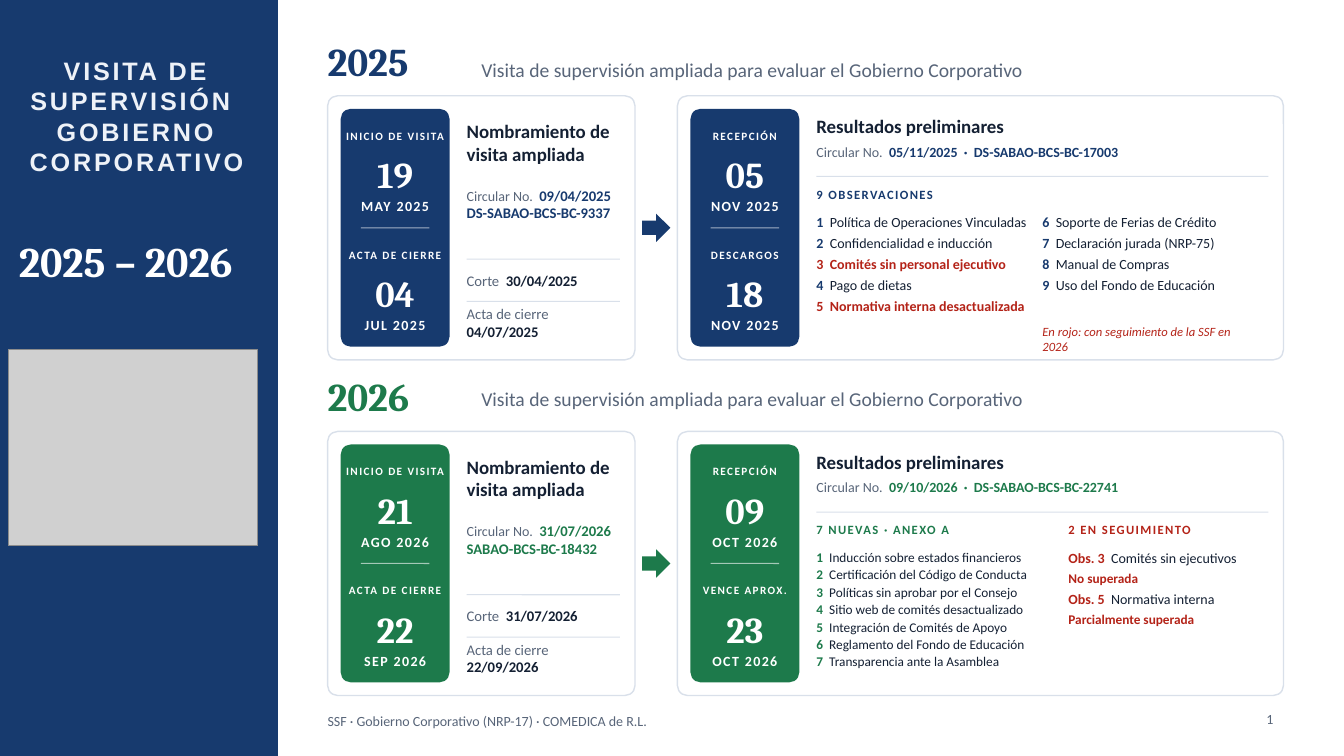
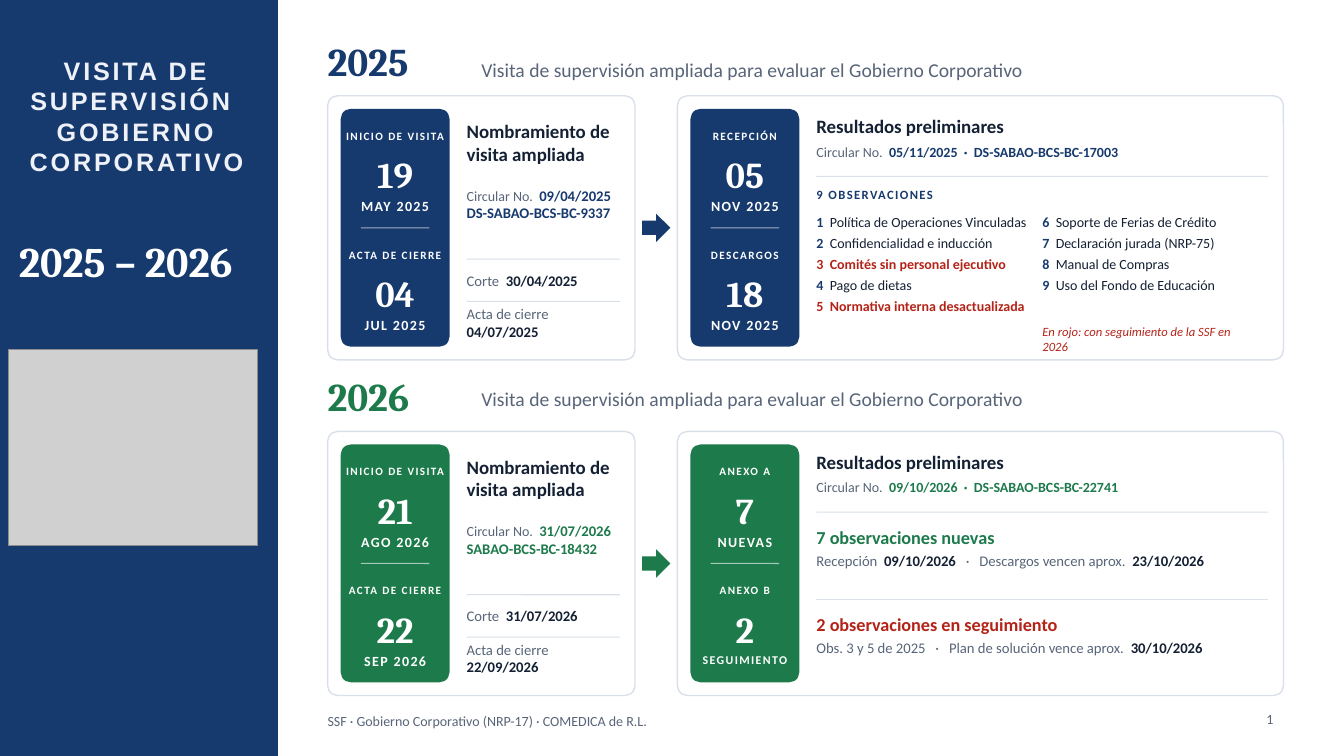
Before and after one commit to menjivar201280/riesgo, a slide deck: slide 1 of supervision-gobierno-corporativo/Supervision_GC_SSF_COMEDICA_2025-2026.pptx. Drawn at 1344x756 pixels with LibreOffice and Linux fonts; fonts in the diff are those of the drawing; grey boxes stand for pictures. Boxes give left, top, right and bottom in pixels: in the first picture for what was removed or moved away, otherwise in the second. Text is boxed around its words. In the diff, an @@ line names an element or a change of style, - is before the commit and + after.

```diff
--- a/supervision-gobierno-corporativo/Supervision_GC_SSF_COMEDICA_2025-2026.pptx
+++ b/supervision-gobierno-corporativo/Supervision_GC_SSF_COMEDICA_2025-2026.pptx
@@ text at [719,467,726,475]: text changed @@
-RECEPCIÓN
+ANEXO A
@@ text at [736,499,754,525]: text changed @@
-09
+7
@@ text at [718,538,773,547]: text changed @@
-OCT 2026
+NUEVAS
@@ text removed at [816,525,901,534] @@
-7 NUEVAS · ANEXO A
@@ text added at [816,531,1204,569], 10.5 pt, text #586579, bold @@
+7 observaciones nuevas
+Recepción 09/10/2026 · Descargos vencen aprox. 23/10/2026
@@ text removed at [1068,525,1074,534] @@
-2 EN SEGUIMIENTO
@@ text removed at [816,552,1027,668] @@
-1 Inducción sobre estados financieros
-2 Certificación del Código de Conducta
-3 Políticas sin aprobar por el Consejo
-4 Sitio web de comités desactualizado
-5 Integración de Comités de Apoyo
-6 Reglamento del Fondo de Educación
-7 Transparencia ante la Asamblea
@@ text removed at [1068,553,1236,626] @@
-Obs. 3 Comités sin ejecutivos
-No superada
-Obs. 5 Normativa interna
-Parcialmente superada
@@ text at [764,587,770,594]: text changed @@
-VENCE APROX.
+ANEXO B
@@ text at [736,618,754,643]: text changed @@
-23
+2
@@ text added at [816,618,1203,656], 10.5 pt, text #586579 @@
+2 observaciones en seguimiento
+Obs. 3 y 5 de 2025 · Plan de solución vence aprox. 30/10/2026
@@ line added from (817, 600) to (1268, 600), #D9E0EA 0.75 pt @@
@@ text at [745,656,777,666]: text changed; size 10 to 8.5 pt @@
-OCT 2026
+SEGUIMIENTO
```
